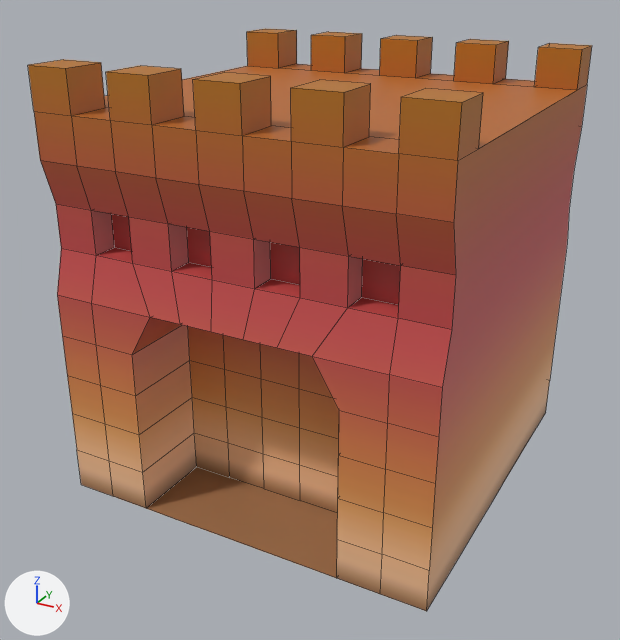
One commit to the FBX model Assets/Models/TileSets/Tileset 1/fort7.001.fbx: the scene before it, then after it.
Before and after are seen from a camera (50 mm lens) standing at (0.987, -1.917, 0.846) and looking at (-0.026, -0.076, -0.075). The axes (+X, +Y, +Z) are drawn at lower left. The lights are the same throughout. Mesh edges are drawn as thin lines. Where no turn or scale is listed for an object, it has been applied to the vertices.

Names of what the first picture shows: 'fort7.001'.
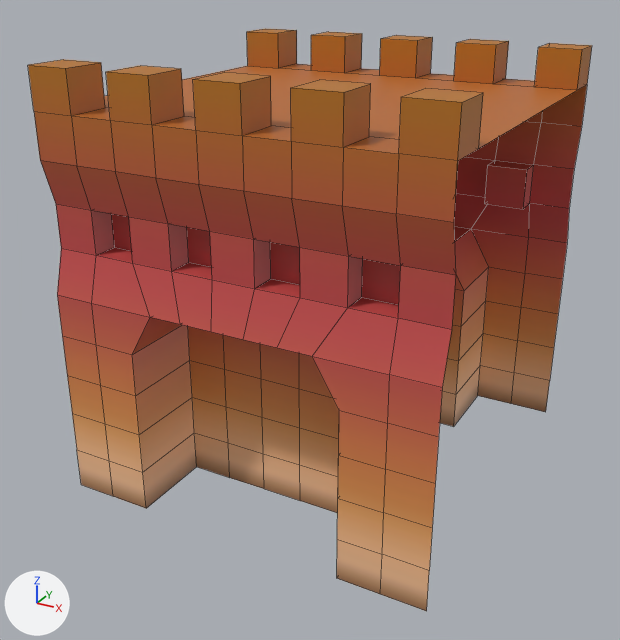
Diff of the bpy script that builds the scene:
```diff
--- a/Assets/Models/TileSets/Tileset 1/fort7.001.fbx.py
+++ b/Assets/Models/TileSets/Tileset 1/fort7.001.fbx.py
@@ me_cube_082 @@
 # used by ob_fort7_001; location = (0.0, 0.0, 0.0)
-me_cube_082.from_pydata(...)  # 360 vertices, 286 faces; spans x -0.5..0.5, y -0.5..0.5, z -0.5..0.6
+me_cube_082.from_pydata(...)  # 336 vertices, 283 faces; spans x -0.5..0.5, y -0.5..0.5, z -0.5..0.6
+# me_cube_082 part 1
+# 24 vertices are removed from x -0.5..0.5, y -0.5..0.5, z -0.5
+# 3 faces are deleted
 me_cube_082.materials.append(mat_foundationtexture)
```

Location of each change, (x1, y1, x2, y2) in pixels of the pictures (620 x 640 px):
part 1 of me_cube_082, deleted (brown)
    before: (146, 85, 587, 610)
